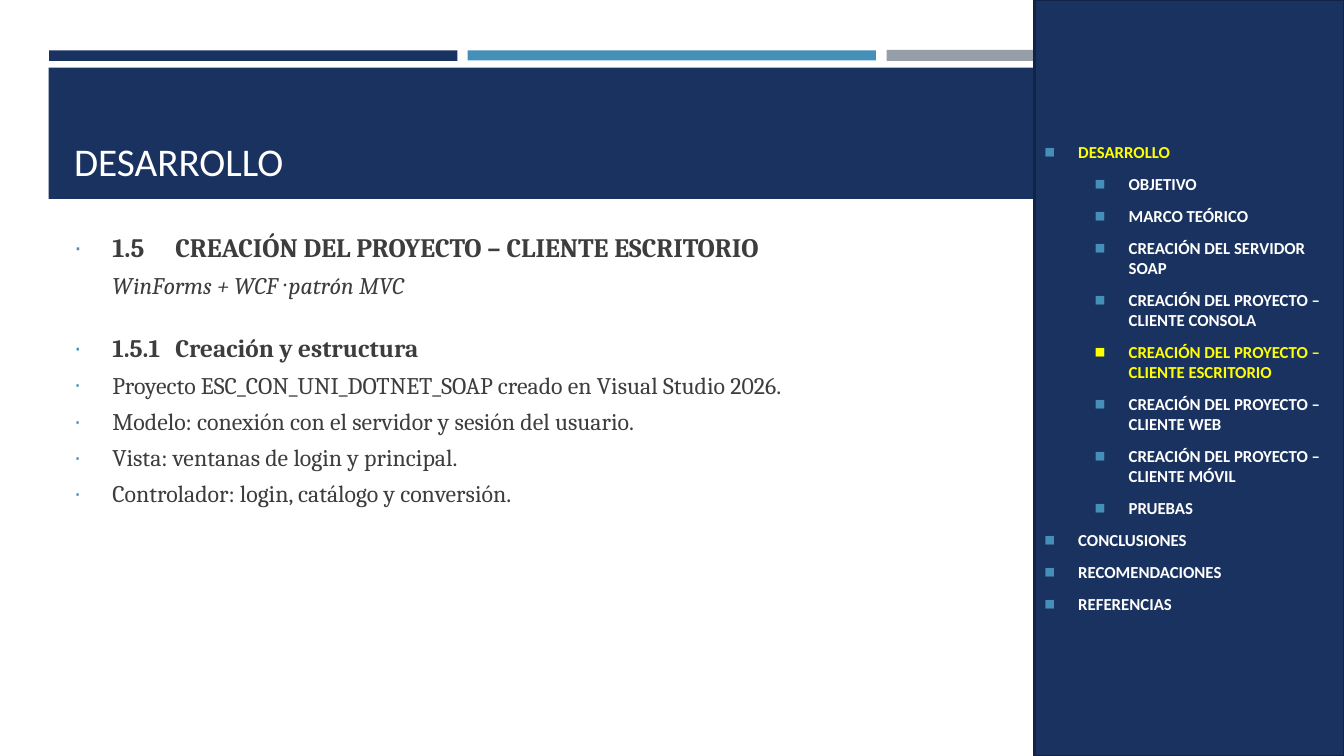
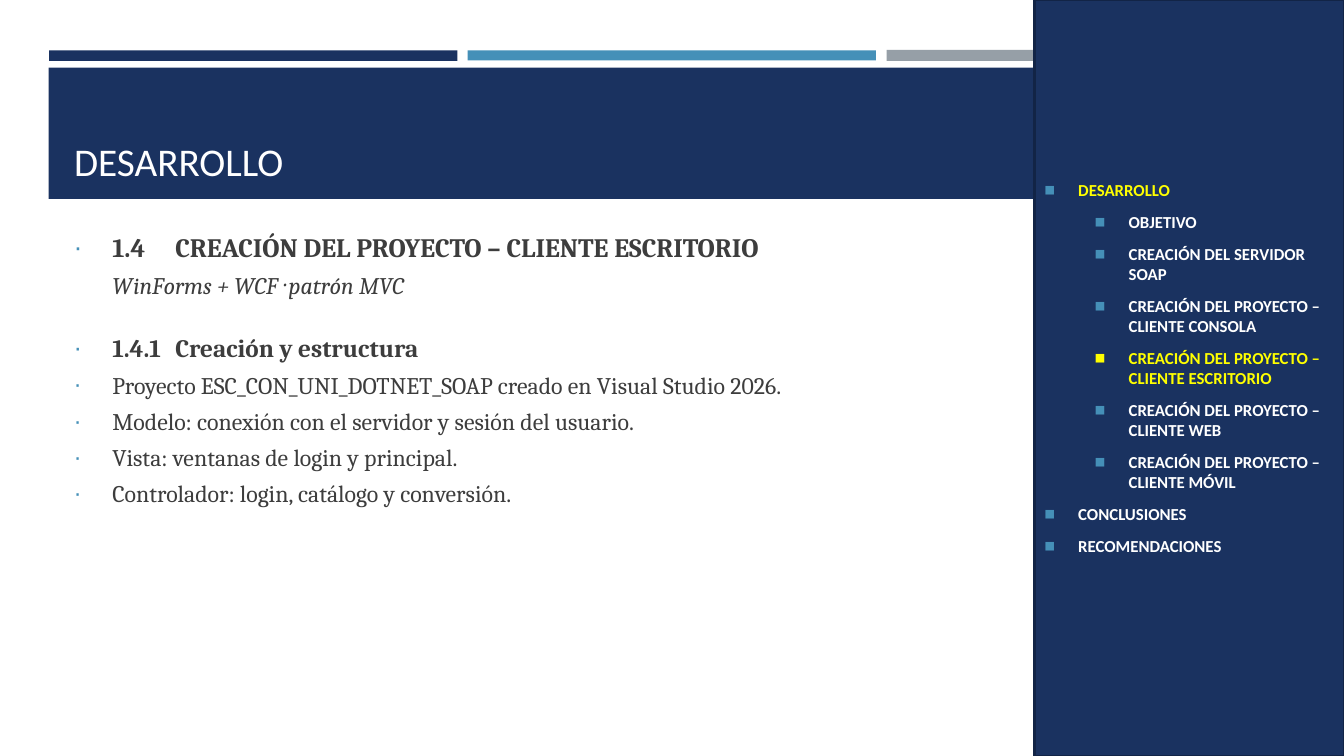
Before and after one commit to IMarcusDev/TI.1.2.-PAO202651_SOAP_DOTNET_SINBDD_NRC_36883_GR04, a slide deck: slide 13 of 05. DOCUMENTACION/PRESENTACION TI.1.2. SOAP sin BDD en DOTNET GR4.pptx (slide 17 before the commit). Drawn at 1344x756 pixels with LibreOffice and Linux fonts; fonts in the diff are those of the drawing. Boxes give left, top, right and bottom in pixels: in the first picture for what was removed or moved away, otherwise in the second. Text is boxed around its words. In the diff, an @@ line names an element or a change of style, - is before the commit and + after.

```diff
--- a/05. DOCUMENTACION/PRESENTACION TI.1.2. SOAP sin BDD en DOTNET GR4.pptx
+++ b/05. DOCUMENTACION/PRESENTACION TI.1.2. SOAP sin BDD en DOTNET GR4.pptx
@@ text in rectangle at [1129, 209, 1249, 222]: paragraph removed @@
-  ◼ MARCO TEÓRICO
@@ text at [112, 233, 758, 258]: text changed @@
-∙ 1.5 CREACIÓN DEL PROYECTO – CLIENTE ESCRITORIO
+∙ 1.4 CREACIÓN DEL PROYECTO – CLIENTE ESCRITORIO
@@ text at [112, 339, 418, 363]: text changed @@
-∙ 1.5.1 Creación y estructura
+∙ 1.4.1 Creación y estructura
@@ text in rectangle at [1129, 503, 1193, 514]: paragraph removed @@
-  ◼ PRUEBAS
@@ text in rectangle at [1078, 599, 1172, 610]: paragraph removed @@
-◼ REFERENCIAS
```
Also in this commit, not shown: 21 other slides changed, 7 slides removed.
